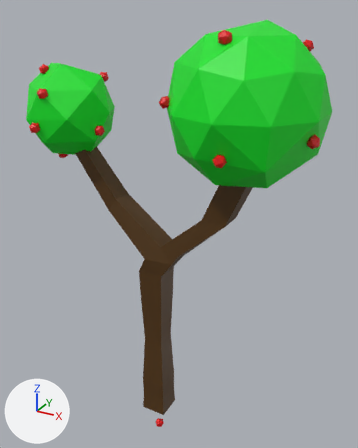
An edit to the Blender file DevelopmentAssets/Landscape/appletree.blend, drawn before and after from the same camera.
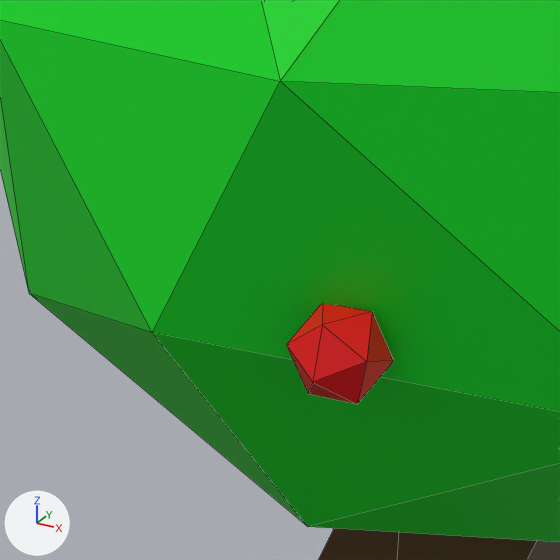
The first picture shows the older version from a 50 mm camera at (10.7, -17.2, 20.6) aimed at (0.6, 1.0, 11.4). The close-ups show both versions on the part from 48% to 70% of the width and 25% to 42% of the height of that picture; other places that the commit changed are outside them. Every picture has the same lights, and +X, +Y and +Z are marked at lower left. The close-ups show mesh edges as thin lines.
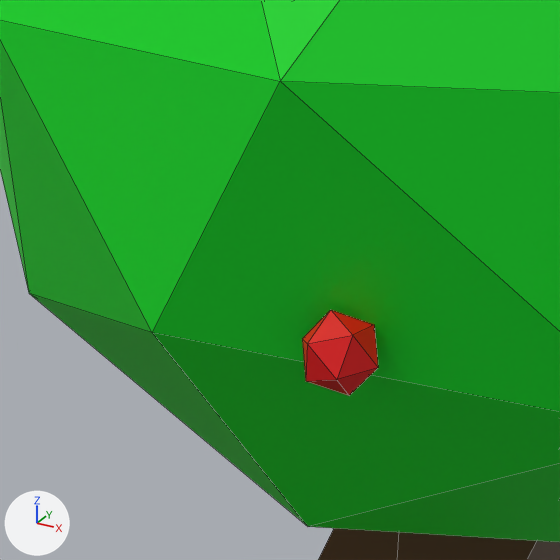
Changed parts and their boxes [x1, y1, x2, y2] in the close-ups (560 x 560 px; the box of a moved part takes in the faces that stretch with it):
part 1 of me_cube, moved or reshaped: before [286, 304, 394, 404]; after [302, 310, 378, 396]

The edits, one by one:
me_cube has 324 vertices, 558 faces and spans x -6.7..6.9, y -3.0..3.0, z -2.5..17.9.
me_cube is used by ob_cube; location (0.0, 0.0, 2.225).
Part 1, on me_cube:
Vertex 168 of me_cube moves from (4.0, -2.5, 13.8) to (4.1, -2.4, 13.7).
Vertex 169 of me_cube moves from (4.0, -2.5, 13.6) to (4.0, -2.6, 13.6) at pixel (302, 338).
Vertex 170 of me_cube moves from (4.2, -2.4, 13.7) to (4.1, -2.6, 13.8) at pixel (330, 309).
Vertex 171 of me_cube moves from (4.3, -2.6, 13.8) at pixel (372, 311) to (4.3, -2.5, 13.7) at pixel (374, 324).
Vertex 172 of me_cube moves from (4.1, -2.8, 13.8) at pixel (322, 324) to (4.2, -2.4, 13.5).
Vertex 173 of me_cube moves from (3.9, -2.7, 13.6) at pixel (286, 344) to (4.1, -2.5, 13.5).
Vertex 174 of me_cube moves from (4.2, -2.4, 13.4) to (4.1, -2.8, 13.7) at pixel (307, 343).
Vertex 175 of me_cube moves from (4.4, -2.5, 13.6) at pixel (393, 360) to (4.3, -2.7, 13.7) at pixel (352, 335).
Vertex 176 of me_cube moves from (4.4, -2.7, 13.6) at pixel (366, 361) to (4.4, -2.6, 13.6) at pixel (378, 367).
Vertex 177 of me_cube moves from (4.1, -2.8, 13.5) at pixel (312, 382) to (4.2, -2.6, 13.4) at pixel (349, 395).
Vertex 178 of me_cube moves from (4.0, -2.6, 13.4) at pixel (307, 393) to (4.0, -2.7, 13.5) at pixel (305, 381).
Vertex 179 of me_cube moves from (4.3, -2.7, 13.4) at pixel (357, 404) to (4.2, -2.8, 13.5) at pixel (336, 379).
